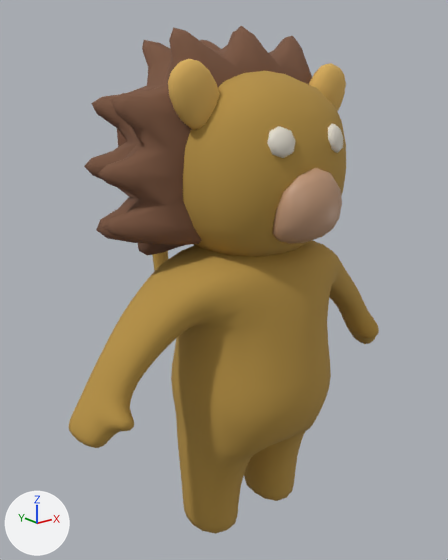
Two versions of the FBX model Assets/Models/lion.fbx, one commit apart.
Both versions are drawn from a camera (50 mm lens) standing at (-0.855, -1.002, 0.998) and looking at (0.032, 0.106, 0.555). The lights are fixed; the arrows at lower left show +X, +Y and +Z. The first picture is the older version. Where no turn or scale is listed for an object, it has been applied to the vertices.

In view in the first picture: 'body.009'.
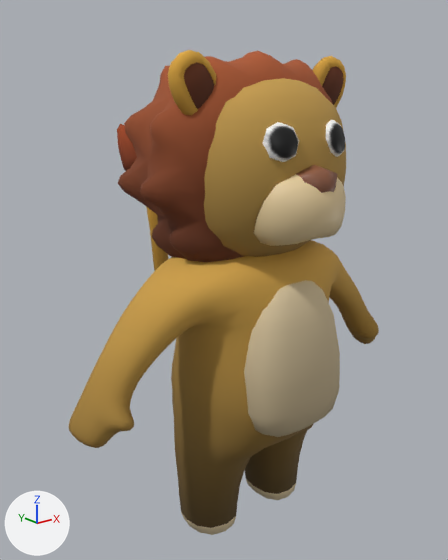
Pixel boxes [x1, y1, x2, y2] of what changed, in the pictures (448 x 560 px; the box of a moved part takes in the faces that stretch with it):
'body.009', surface changed, reshaped: before [69, 26, 379, 534]; after [69, 50, 379, 535]
part 1 of me_cube_026, moved or reshaped: before [328, 124, 343, 153]; after [326, 120, 345, 157]
part 2 of me_cube_026, moved or reshaped: before [267, 126, 296, 158]; after [263, 122, 299, 162]
part 3 of me_cube_026, rebuilt (6% narrower, 7% shorter): before [84, 26, 312, 255]; after [118, 51, 332, 263]
part 4 of me_cube_026, rebuilt (8% shorter): before [168, 59, 219, 130]; after [168, 50, 216, 115]
part 5 of me_cube_026, rebuilt (31% wider): before [272, 168, 342, 244]; after [254, 174, 346, 246]
part 6 of me_cube_026, rebuilt: before [309, 63, 346, 112]; after [312, 56, 346, 107]
part 7 of me_cube_026, added (beige): after [244, 280, 340, 437]
part 8 of me_cube_026, added (brown): after [322, 66, 344, 105]
part 9 of me_cube_026, added (brown): after [184, 62, 214, 109]
part 10 of me_cube_026, added (brown): after [296, 165, 338, 193]
part 11 of me_cube_026, moved or reshaped: before [152, 251, 326, 534]; after [172, 392, 313, 535]
part 12 of me_cube_026, surface changed: before [69, 71, 379, 534]; after [69, 78, 379, 535]

The edits, one by one:
Picture 'atlas.psd' (img_atlas_psd) is new.
In material 'Material.004' (mat_material_004), base_color is no longer (0.195, 0.0895, 0.0473), brown #7a543d.
In material 'Material.004' (mat_material_004), texture is now set to img_atlas_psd.
In material 'Material.003' (mat_material_003), base_color is no longer (0.474, 0.287, 0.0561), orange #b79243.
In material 'Material.003' (mat_material_003), texture is now set to img_atlas_psd.
In material 'Material.001' (mat_material_001), base_color is no longer (0.533, 0.314, 0.191), brown #c19879.
In material 'Material.001' (mat_material_001), texture is now set to img_atlas_psd.
In material 'Material.005' (mat_material_005), base_color is no longer (0.693, 0.427, 0.104), orange #d9af5b.
In material 'Material.005' (mat_material_005), texture is now set to img_atlas_psd.
In material 'Material.007' (mat_material_007), base_color is no longer (0.763, 0.716, 0.619), light grey #e2dcce.
In material 'Material.007' (mat_material_007), texture is now set to img_atlas_psd.
me_cube_026 is used by ob_body_009; location (0.0, 0.0, 0.0).
me_cube_026 had 2607 vertices, 2576 faces and spanned x -0.432..0.432, y -0.241..0.511, z -0.002..1.112.
me_cube_026 now has 2715 vertices, 2606 faces and spans x -0.432..0.432, y -0.249..0.511, z -0.002..1.063.
me_cube_026 part 1: the loose piece of 25 vertices spanning x 0.044..0.096, y -0.202..-0.172, z 0.874..0.929 is scaled about its middle by 1.28, then moved by (0.0, 0.001, 0.0).
me_cube_026 part 2: the loose piece of 25 vertices spanning x -0.096..-0.044, y -0.202..-0.172, z 0.874..0.929 is scaled about its middle by 1.28, then moved by (0.0, 0.001, 0.0).
me_cube_026 part 3: the loose piece of 602 vertices spanning x -0.31..0.31, y -0.068..0.28, z 0.635..1.112 is rebuilt with 602 vertices and now spans x -0.252..0.252, y -0.137..0.254, z 0.619..1.063.
me_cube_026 part 4: the loose piece of 98 vertices spanning x -0.225..-0.116, y -0.092..-0.037, z 0.919..1.043 is rebuilt with 102 vertices and now spans x -0.225..-0.116, y -0.084..-0.037, z 0.937..1.057.
me_cube_026 part 5: the loose piece of 98 vertices spanning x -0.078..0.075, y -0.241..-0.166, z 0.706..0.853 is rebuilt with 57 vertices and now spans x -0.111..0.107, y -0.249..-0.141, z 0.711..0.85.
me_cube_026 part 6: the loose piece of 98 vertices spanning x 0.116..0.225, y -0.092..-0.037, z 0.919..1.043 is rebuilt with 102 vertices and now spans x 0.116..0.225, y -0.084..-0.037, z 0.937..1.057.
me_cube_026 part 7: a new loose piece of 143 vertices spanning x -0.122..0.122, y -0.226..-0.135, z 0.305..0.63, in mat_material_003 (picture img_atlas_psd).
me_cube_026 part 8: a new loose piece of 25 vertices spanning x 0.13..0.211, y -0.088..-0.078, z 0.949..1.042, in mat_material_005 (picture img_atlas_psd).
me_cube_026 part 9: a new loose piece of 25 vertices spanning x -0.211..-0.13, y -0.088..-0.078, z 0.949..1.042, in mat_material_005 (picture img_atlas_psd).
me_cube_026 part 10: a new loose piece of 17 vertices spanning x -0.045..0.042, y -0.247..-0.196, z 0.81..0.859, in mat_material_001 (picture img_atlas_psd).
me_cube_026 part 11: 274 vertices moved from x -0.166..0.166, y -0.16..0.123, z -0.002..0.316 to x -0.171..0.171, y -0.16..0.123, z -0.002..0.316; 68 vertices removed from x -0.024..0.024, y -0.208..0.408, z 0.321..0.788.
me_cube_026 part 12: 1506 kept faces spanning x -0.432..0.432, y -0.21..0.511, z -0.002..1.03 get new texture (UV) coordinates.
Other edits to the shape of me_cube_026 do not show in these pictures.
